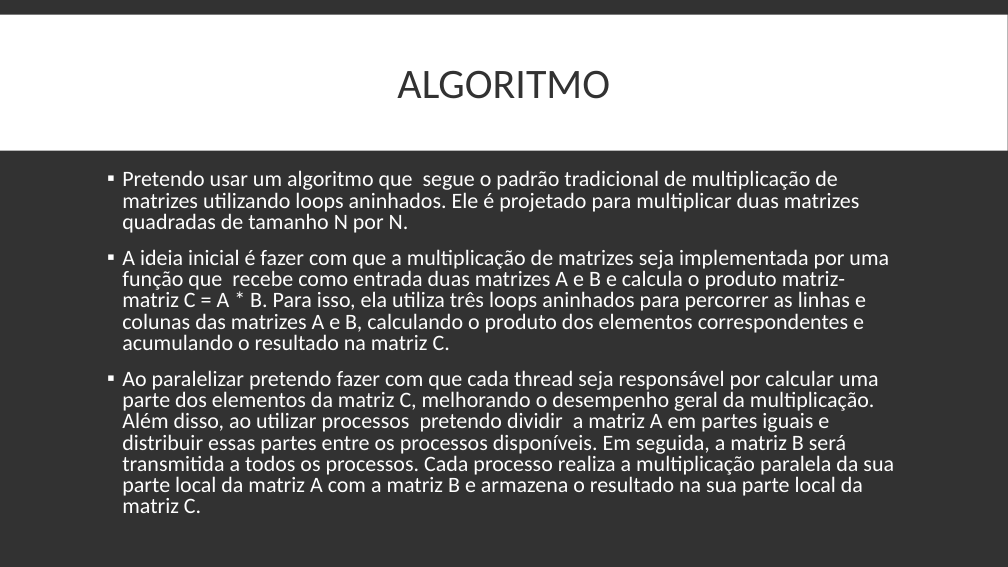
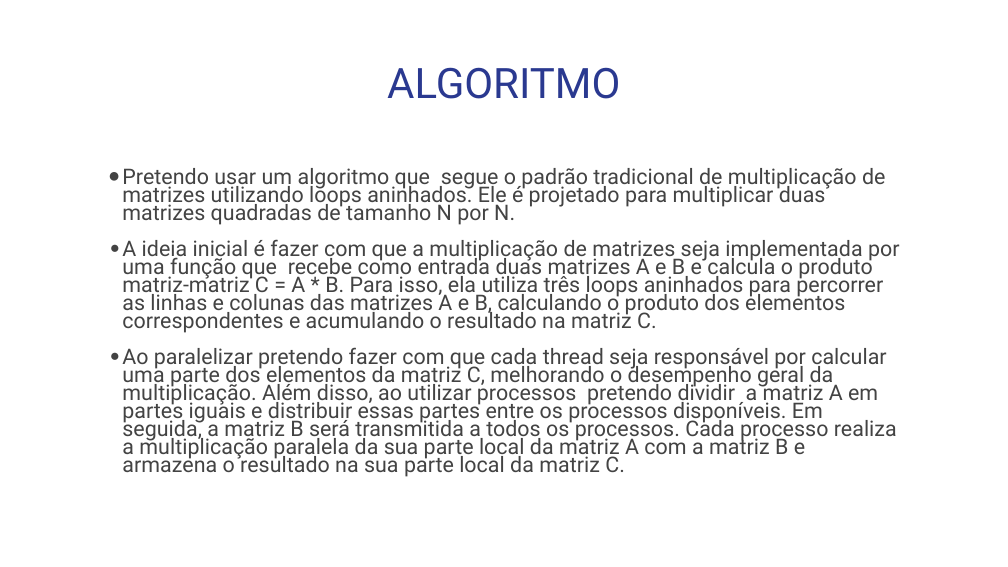
Before and after one commit to IgorTorquatto/Programacao_Concorrente, a slide deck: slide 3 of Projeto_Final/PROJETO.pptx. Drawn at 1008x567 pixels with LibreOffice and Linux fonts; fonts in the diff are those of the drawing. Boxes give left, top, right and bottom in pixels: in the first picture for what was removed or moved away, otherwise in the second. Text is boxed around its words. In the diff, an @@ line names an element or a change of style, - is before the commit and + after.

```diff
--- a/Projeto_Final/PROJETO.pptx
+++ b/Projeto_Final/PROJETO.pptx
@@ background #323232 to #FFFFFF @@
@@ rectangle removed at [0, 14, 1008, 150] @@
@@ title "ALGORITMO" at [387, 67, 620, 99]: font Calibri to Roboto, text colour #323232 to #2A3990 @@
@@ text "Pretendo usar um algoritmo que ..." at [122, 168, 900, 477]: size 15.7 to 15.3 pt, font Calibri to Roboto, text colour #FFFFFF to #434343; bullet ▪ to ●; line spacing 0.8 to 0.7; bullet colour #FFFFFF to #434343; less space between paragraphs @@
```
Also in this commit, not shown: 4 other slides changed, 1 other file.
